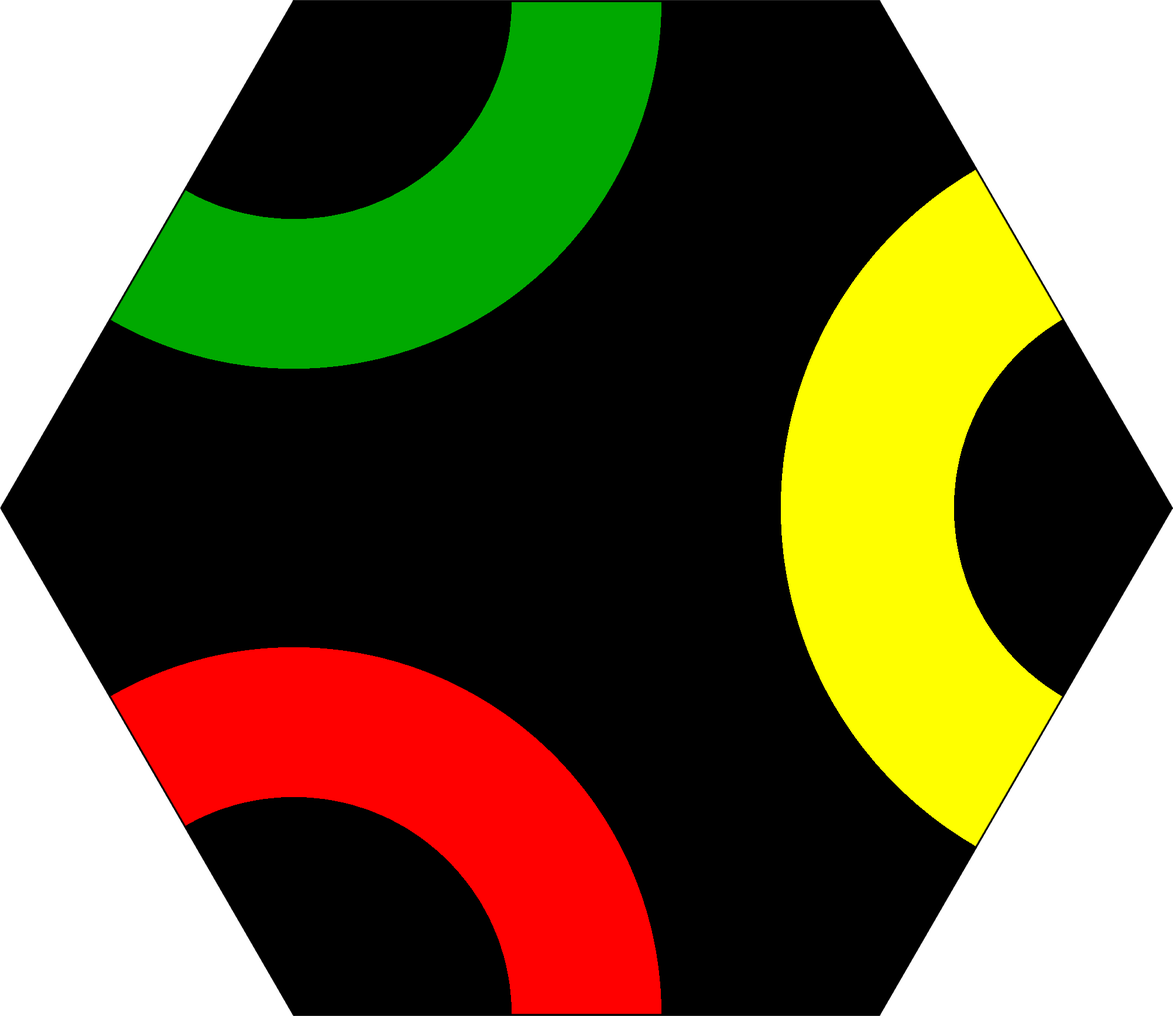
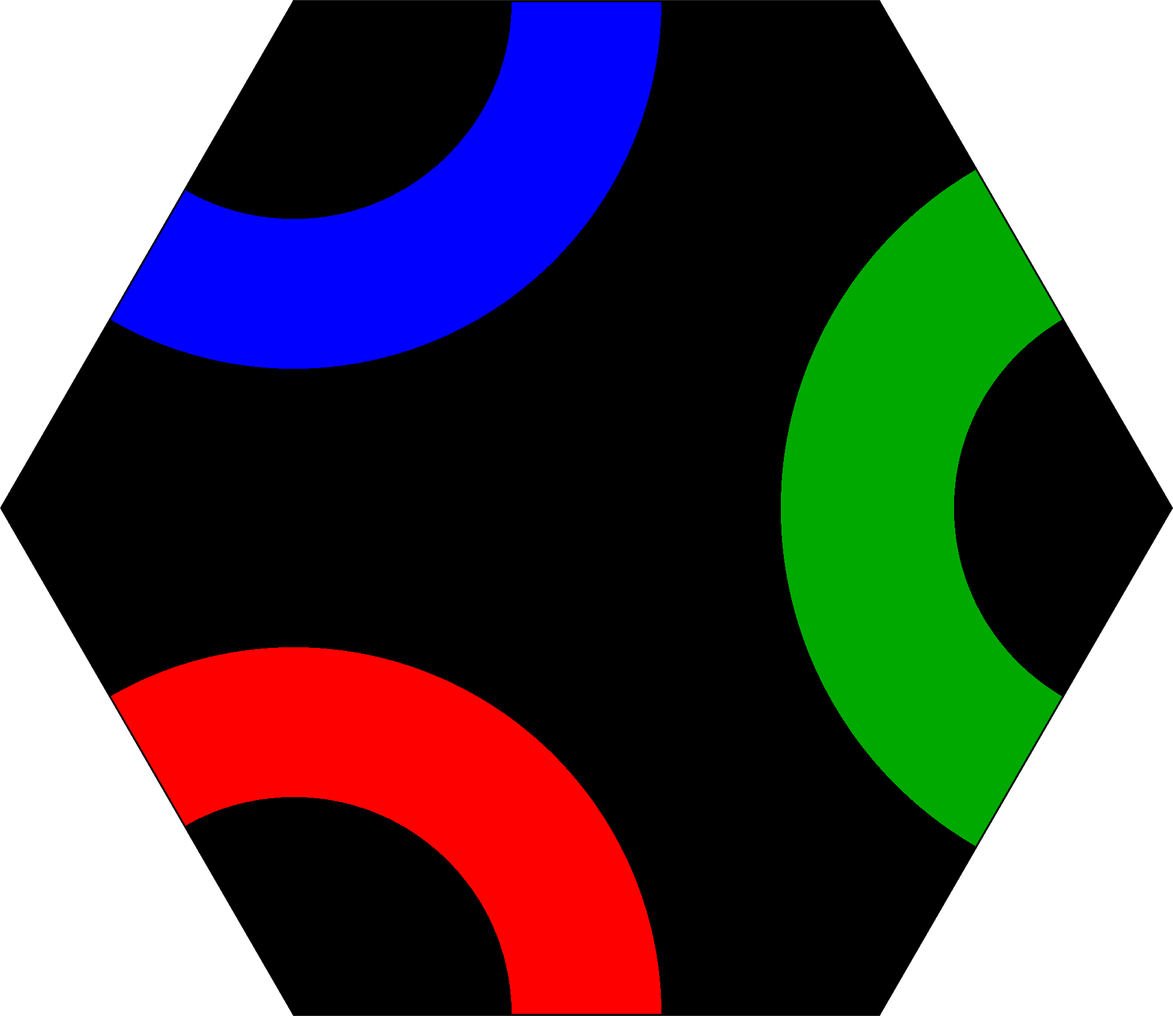
Before/after of a 1173x1016 layered artwork. What changed in the layer stack:
painted on "arc50" over box(110, 1, 662, 369)
painted on "arc12" over box(780, 169, 1063, 847)
